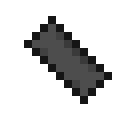
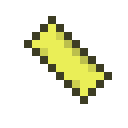
Before/after of a 128 × 128 layered artwork. What changed in the layer stack:
added layer "Hammer Head Gold" above "Hammer Head" over [24, 16, 112, 104]
renamed "HammerHead" to "Hammer Head", hid it over [24, 16, 112, 104]
